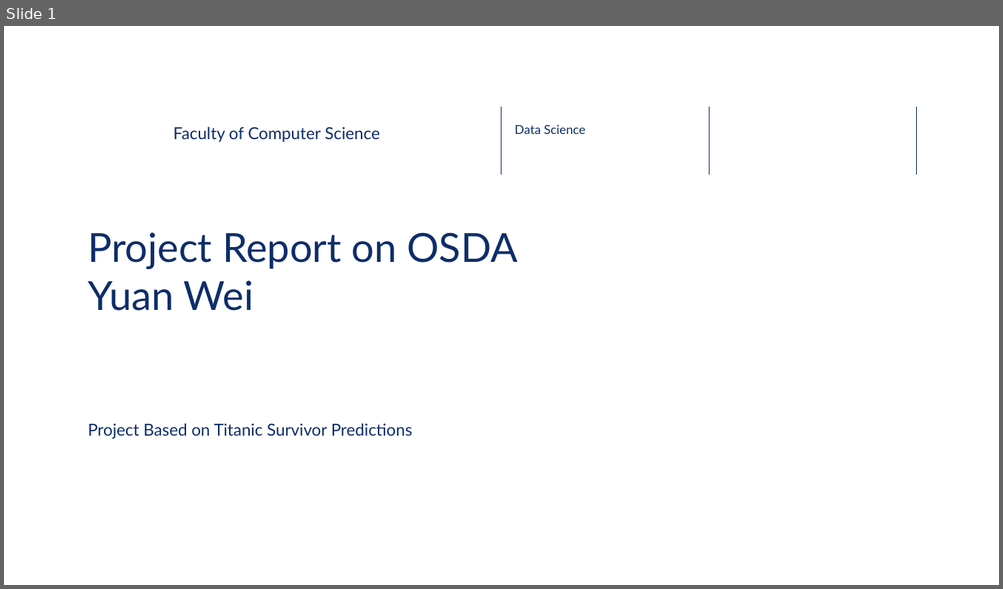
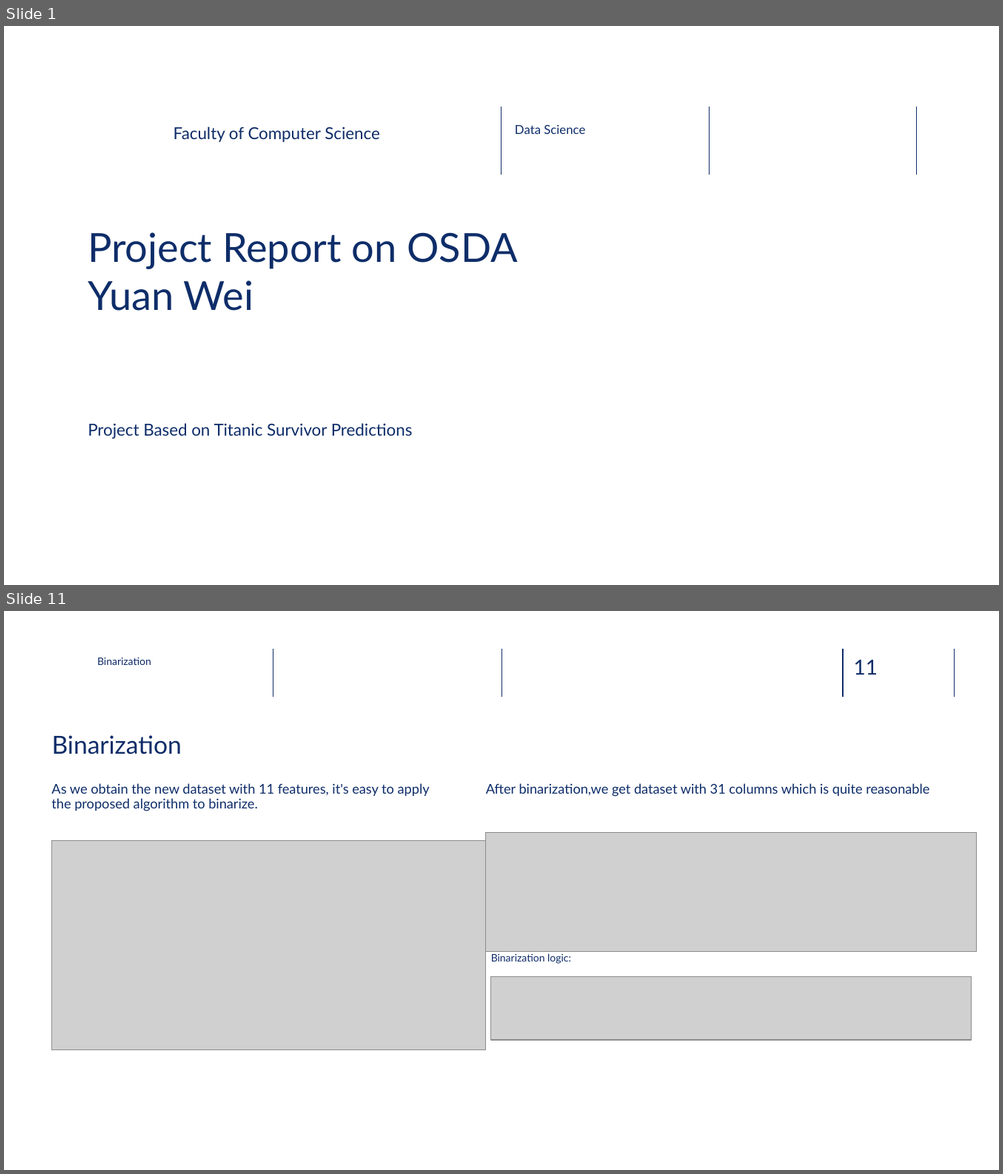
Before and after one commit to zuoxu3310/LazyFCA, a slide deck: Project Report on OSDA.pptx. Shown one above the other, each under a label of ours: slide 1 before the commit, slides 1 and 11 after it; the slides between them are not shown. The pictures are 1003x589 and 1003x1174 pixels, drawn with LibreOffice and Linux fonts; fonts in the diff are those of the drawing; grey boxes stand for pictures; background and template pictures are left out. Boxes give left, top, right and bottom in pixels: in the first picture for what was removed or moved away, otherwise in the second. Text is boxed around its words. In the diff, an @@ line names an element or a change of style, - is before the commit and + after.

```diff
--- a/Project Report on OSDA.pptx
+++ b/Project Report on OSDA.pptx
@@ slide 11 added at box(4, 611, 999, 1170), background picture (left out) @@
@@ line added from (273, 649) to (273, 697), #102D69 1 pt @@
@@ line added from (502, 649) to (502, 697), #102D69 1 pt @@
@@ line added from (842, 649) to (842, 697), #102D69 1 pt @@
@@ line added from (954, 649) to (954, 697), #102D69 1 pt @@
@@ text added at box(97, 657, 151, 665), 10 pt, text #0F2C68 @@
+Binarization
@@ page number added at box(854, 660, 878, 675), 20 pt, text #102D69 @@
+11
@@ title added at box(52, 735, 182, 755), 24 pt, text #0F2C68 @@
+Binarization
@@ text added at box(51, 783, 430, 812), 13 pt, text #0E2D69 @@
+As we obtain the new dataset with 11 features, it's easy to apply the proposed algorithm to binarize.
@@ text added at box(486, 783, 929, 797), 13 pt, text #0E2D69 @@
+After binarization,we get dataset with 31 columns which is quite reasonable
@@ picture added at box(486, 832, 977, 952) @@
@@ picture added at box(52, 841, 486, 1051) @@
@@ text added at box(491, 954, 571, 964), 10 pt, text #0E2D69 @@
+Binarization logic:
@@ picture added at box(491, 977, 972, 1040) @@
```
Also in this commit, not shown: 7 slides changed, 7 other slides added, 1 slide removed, 1 other file.
